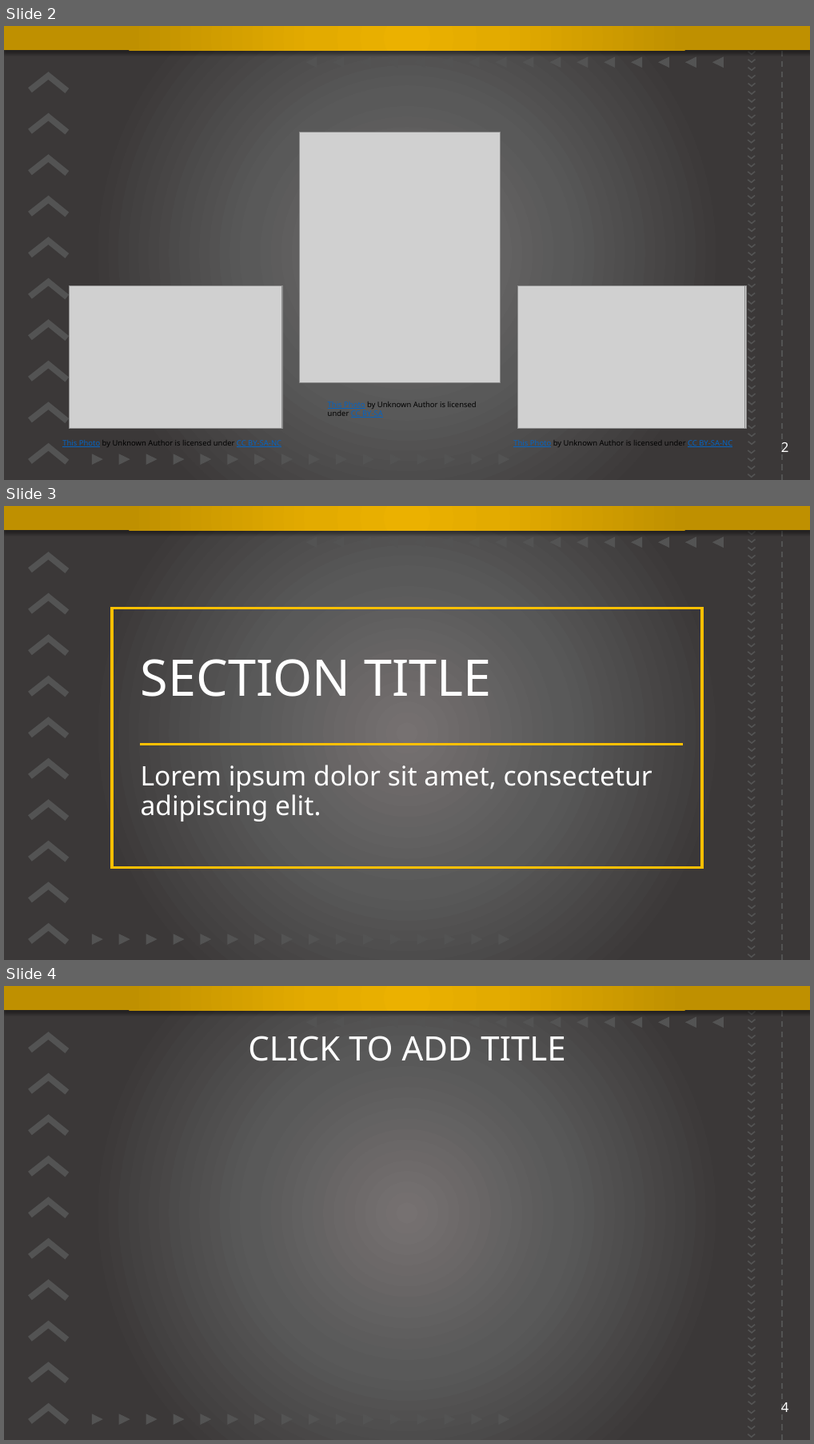
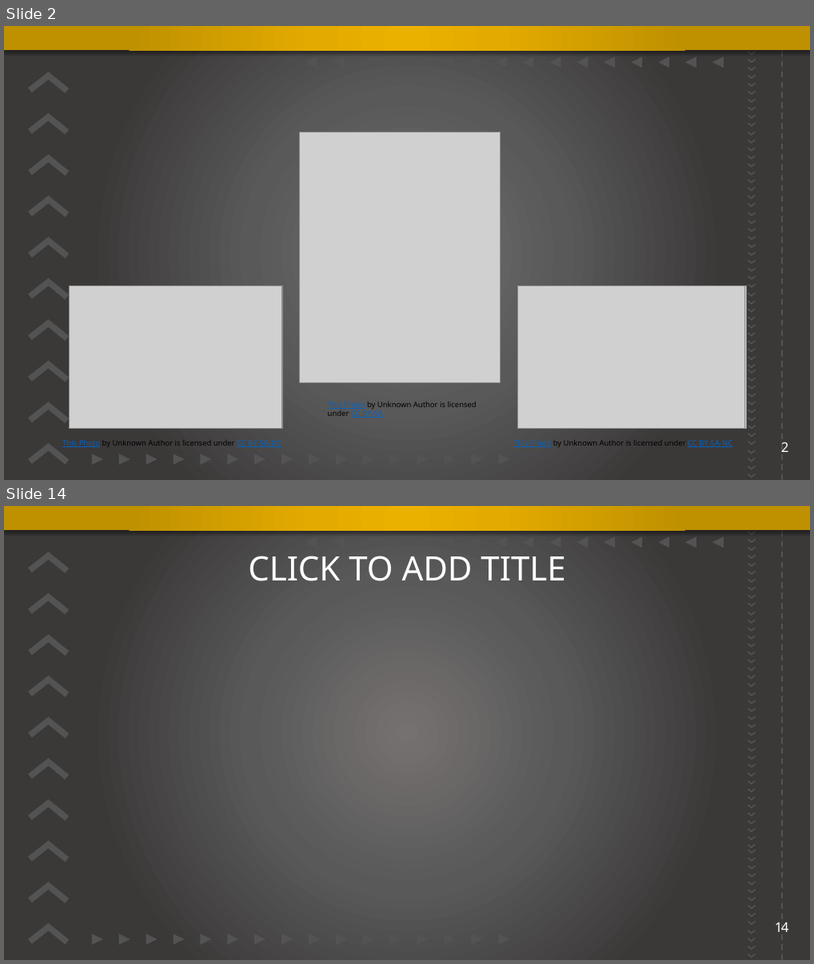
Before and after one commit to shupersap/Sport-Vs.-e-Sports-Viewers, a slide deck: Presentation.pptx. Shown one above the other, each under a label of ours: slides 2, 3 and 4 before the commit, slides 2 and 14 after it; the slides between them are not shown. The pictures are 814x1444 and 814x964 pixels, drawn with LibreOffice and Linux fonts; fonts in the diff are those of the drawing; grey boxes stand for pictures; background and template pictures are left out. Boxes give left, top, right and bottom in pixels: in the first picture for what was removed or moved away, otherwise in the second. Text is boxed around its words. In the diff, an @@ line names an element or a change of style, - is before the commit and + after.

```diff
--- a/Presentation.pptx
+++ b/Presentation.pptx
@@ slide 3 removed at (x1=4, y1=506, x2=810, y2=960), background gradient #767171 to #595959 to #3B3838; not listed: 162 template elements that a slide beside it also shows @@
@@ rectangle removed at (x1=112, y1=608, x2=702, y2=867) @@
@@ title removed at (x1=141, y1=659, x2=491, y2=696) @@
-SECTION TITLE
@@ line removed from (140, 744) to (683, 744) @@
@@ text removed at (x1=141, y1=764, x2=653, y2=821) @@
-Lorem ipsum dolor sit amet, consectetur adipiscing elit.
@@ what was slide 4 is now slide 14 @@
@@ page number at (x1=775, y1=922, x2=790, y2=932): text changed @@
-4
+14
```
Also in this commit, not shown: 11 slides added.
